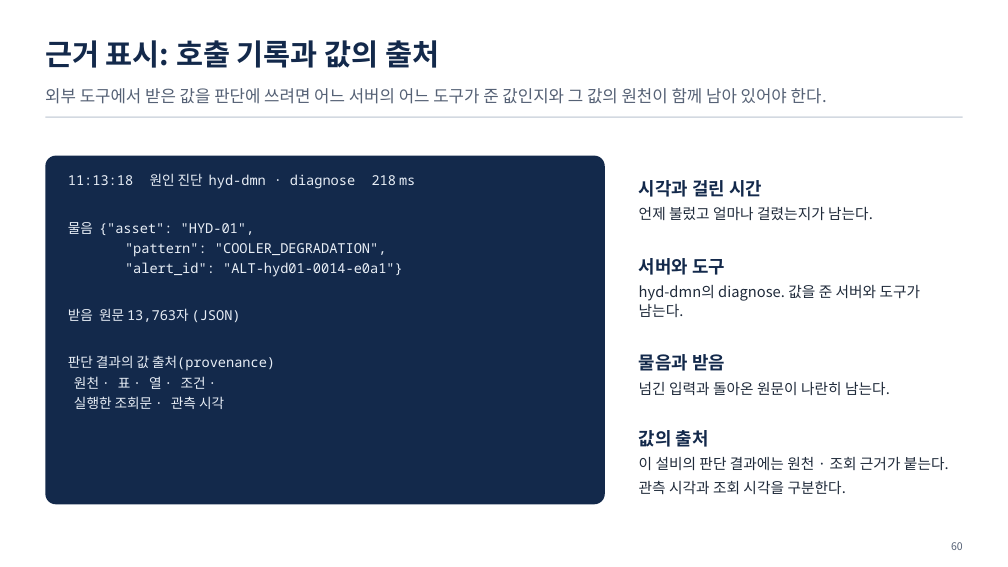
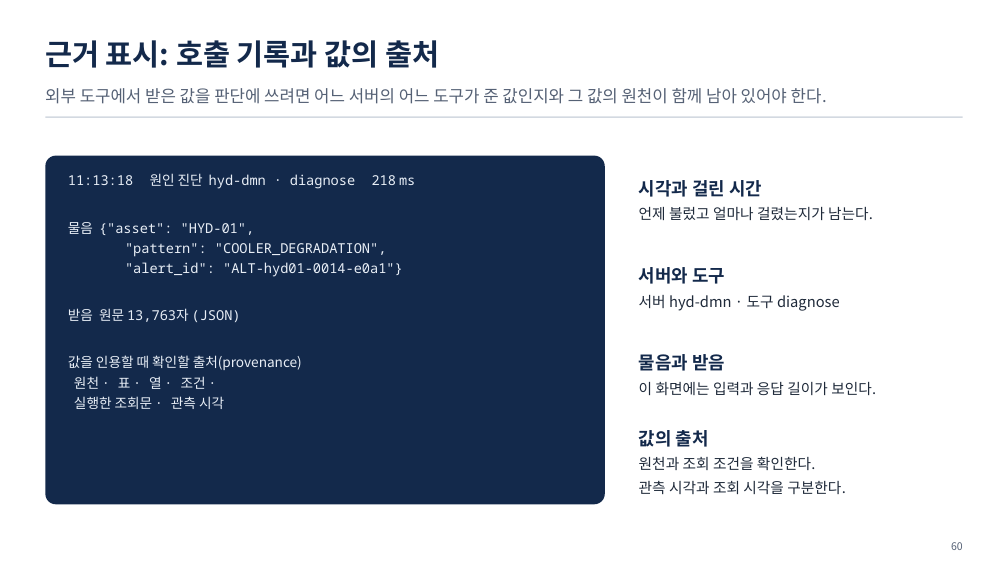
Before and after one commit to uengine-oss/hyd-iot-edu, a slide deck: slide 60 of workspace/강의제작/산출물/통합반/이론/06회차/통합반_06일차.pptx. Drawn at 1008x567 pixels with LibreOffice and Linux fonts; fonts in the diff are those of the drawing. Boxes give left, top, right and bottom in pixels: in the first picture for what was removed or moved away, otherwise in the second. Text is boxed around its words. In the diff, an @@ line names an element or a change of style, - is before the commit and + after.

Commit message:
통합반 6회차 03편 54~61장 덱·낭독·강조·쉼의 수정과 독립 검토를 반영한다

```diff
--- a/workspace/강의제작/산출물/통합반/이론/06회차/통합반_06일차.pptx
+++ b/workspace/강의제작/산출물/통합반/이론/06회차/통합반_06일차.pptx
@@ text at <box>639,295,840,311</box>: text changed @@
-hyd-dmn의 diagnose. 값을 준 서버와 도구가 남는다.
+서버 hyd-dmn · 도구 diagnose
@@ text at <box>68,355,302,370</box>: text changed; font Noto Sans Mono to Noto Sans CJK KR @@
-판단 결과의 값 출처(provenance)
+값을 인용할 때 확인할 출처(provenance)
@@ text at <box>639,382,876,395</box>: text changed @@
-넘긴 입력과 돌아온 원문이 나란히 남는다.
+이 화면에는 입력과 응답 길이가 보인다.
@@ text at <box>639,456,815,470</box>: text changed @@
-이 설비의 판단 결과에는 원천 · 조회 근거가 붙는다.
+원천과 조회 조건을 확인한다.
```
Also in this commit, not shown: 7 other slides changed, 24 other files.
